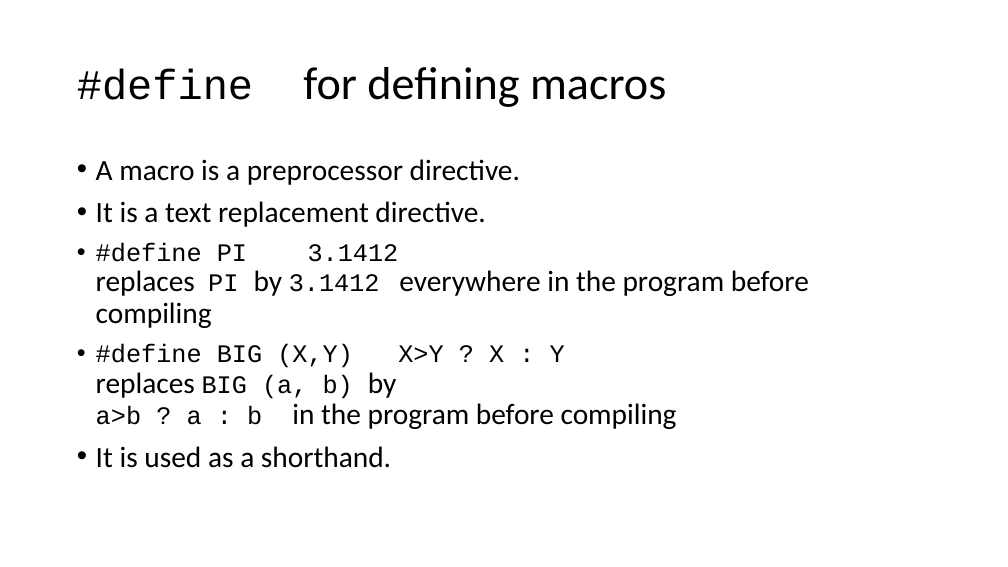
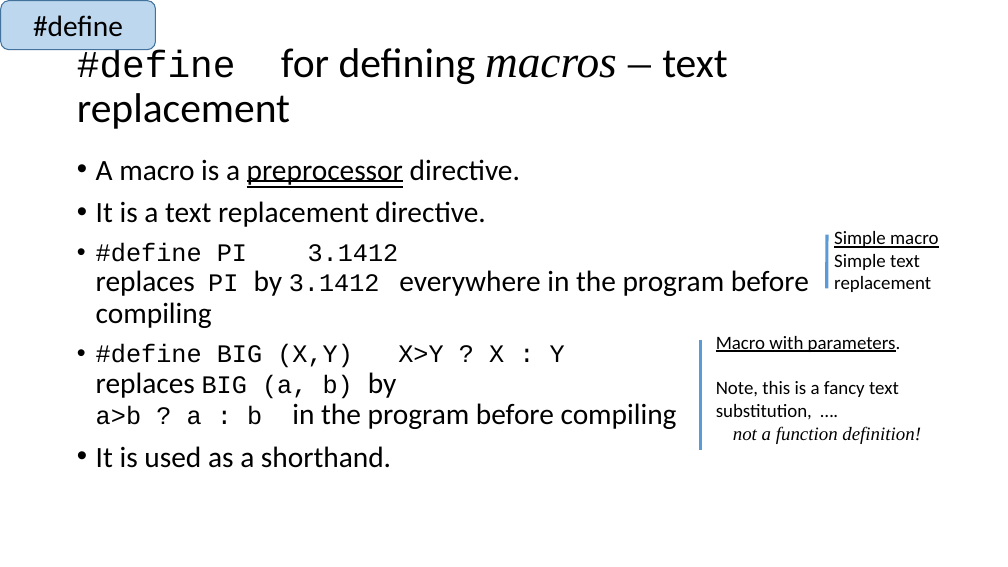
Before and after one commit to rbadrinath/FCP, a slide deck: slide 5 of slides/10-enum-define-typedef.pptx (slide 4 before the commit). Drawn at 1008x567 pixels with LibreOffice and Linux fonts; fonts in the diff are those of the drawing. Boxes give left, top, right and bottom in pixels: in the first picture for what was removed or moved away, otherwise in the second. Text is boxed around its words. In the diff, an @@ line names an element or a change of style, - is before the commit and + after.

```diff
--- a/slides/10-enum-define-typedef.pptx
+++ b/slides/10-enum-define-typedef.pptx
@@ rounded rectangle added at (1, 1, 156, 50), fill #BDD7EE, outline #43739E 1 pt, 28 pt, text #000000 @@
+#define
@@ title at (77, 48, 728, 129): text changed; size 44 to 39.6 pt @@
-#define for defining macros
+#define for defining macros – text replacement
@@ text at (96, 159, 520, 187): underline on in "preprocessor" @@
@@ line added from (827, 234) to (827, 289), #5B9BD5 3 pt @@
@@ text added at (834, 231, 938, 292), 18 pt, text #000000 @@
+Simple macro
+Simple text
+replacement
@@ line added from (700, 340) to (700, 450), #5B9BD5 3 pt @@
@@ text added at (716, 336, 921, 444), 18 pt, text #000000 @@
+Macro with parameters.
+Note, this is a fancy text substitution, ….
+not a function definition!
```
Also in this commit, not shown: 5 other slides changed, 1 slide added, 4 other files.
